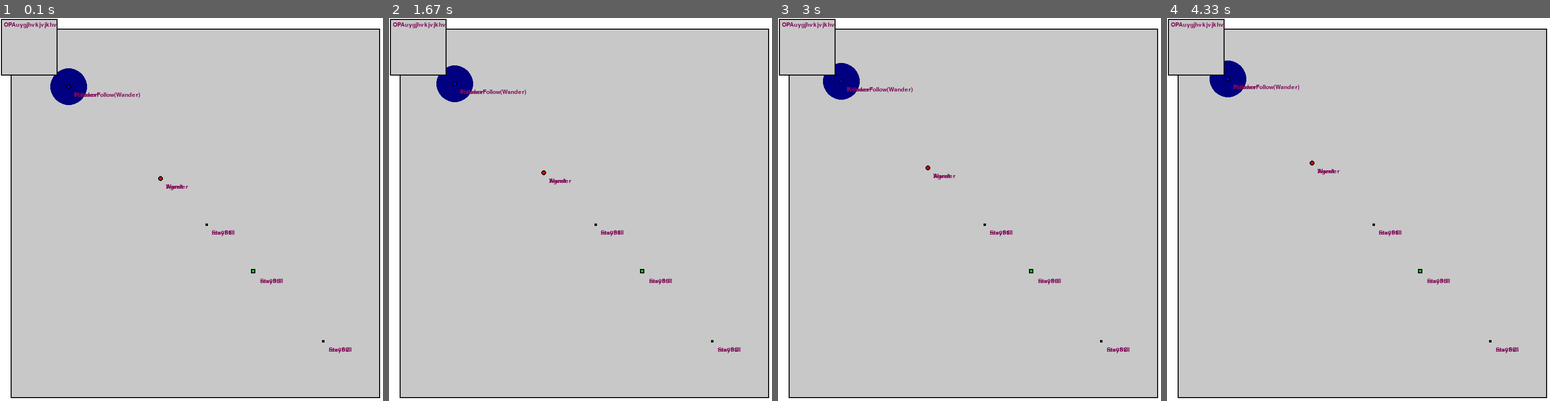
Above: before the commit, frames 1-4 (left to right).
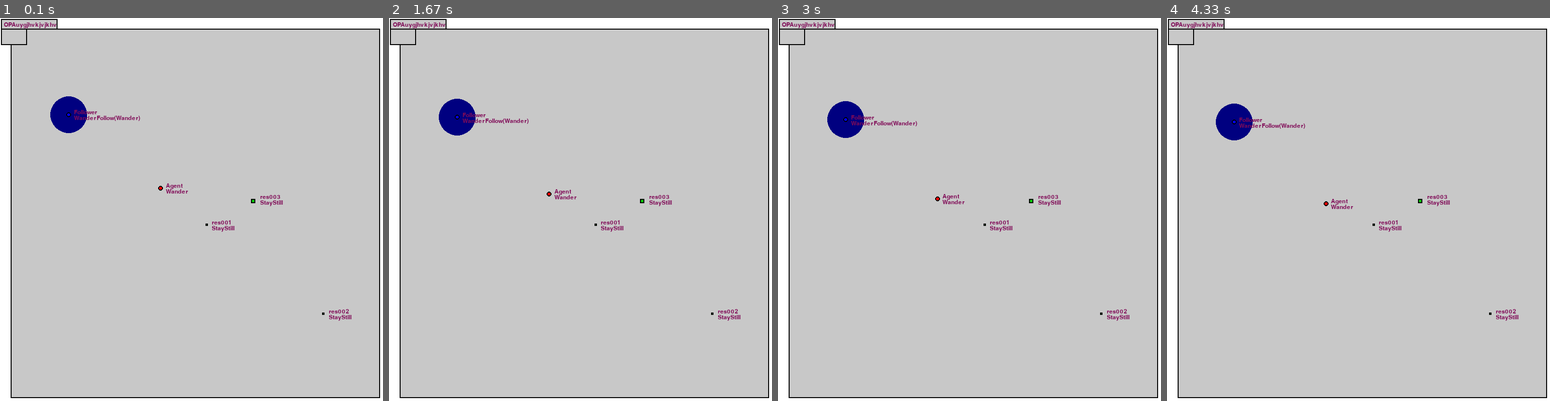
Above: after the commit, the same moments.

Repository: raphaelpaiva/py_creatures
Game: pygame game, started from main.py
Two runs of this game, one before a commit and one after it. Both use one fixed random seed, a clock stepped at 60 frames per second and the inputs below.
Inputs:
- Up to frame 1 (0.1 s): no input
- Up to frame 2 (1.67 s): no input
- Up to frame 3 (3 s): no input
- Up to frame 4 (4.33 s): no input

The runs differ from the first frame. In frame 1, 2.3% of the frame differs, in the area x 0-92%, y 2-88%; in frame 2, 2.5%; in frame 3, 2.5%; in frame 4, 2.4%.

Commit message:
Rolling back the move to numpy
The performance problem was a leak in the Behavior system, not a Vector problem

Diff:
--- a/creatures/primitives.py
+++ b/creatures/primitives.py
@@ -1,12 +1,12 @@
 from __future__ import annotations
-from math import isclose
+from math import isclose, sqrt
 from typing import Any, Dict
-import numpy as np
 
 class Vector(object):
-  def __init__(self, x: float = 0, y: float = 0, vec = None) -> None:
+  def __init__(self, x: float, y: float) -> None:
     super().__init__()
-    self._vec = np.array([x, y]) if vec is None else vec
+    self._x: float = x
+    self._y: float = y
 
   @classmethod
   def from_points(cls, origin: Vector, dest: Vector) -> Vector:
@@ -34,38 +34,33 @@
     return self.mul(other)
 
   def mul(self, value: Any[float, int]) -> Vector:
-    return Vector(vec=self._vec * value)
+    return Vector(self.x * value, self.y * value)
 
   def div(self, value: Any[float, int]) -> Vector:
     return self * (1.0 / value)
 
-  def add(self, other: Vector) -> Vector:
-    return Vector(vec=self._vec + other._vec)
+  def add(self, vec: Vector) -> Vector:
+    return Vector(self.x + vec.x, self.y + vec.y)
 
-  def sub(self, other: Vector) -> Vector:
-    return Vector(vec=self._vec - other._vec)
+  def sub(self, vec: Vector) -> Vector:
+    return Vector(self.x - vec.x, self.y - vec.y)
 
   def size(self) -> float:
-    return np.sqrt(np.power(self._vec, [2, 2]))
-    #return sqrt(self.x * self.x + self.y * self.y)
+    return sqrt(self.x * self.x + self.y * self.y)
 
   def unit(self) -> Vector:
-    return Vector(vec=self._vec / self.size())
+    return self / self.size()
 
   def scalar(self, mult: float) -> Vector:
-    return Vector(vec=self._vec * mult)
-
-  def as_tuple(self):
-    return (self.x, self.x)
+    return Vector(self.x * mult, self.y * mult)
 
   @property
   def x(self) -> float:
-    return self._vec[0]
+    return self._x
 
   @property
   def y(self) -> float:
-    return self._vec[1]
-
+    return self._y
 
   def __eq__(self, __o: object) -> bool:
     return isinstance(__o, Vector) and ( isclose(self.x, __o.x, rel_tol=1e-1) and isclose(self.y, __o.y, rel_tol=1e-1))
--- a/creatures/render_system.py
+++ b/creatures/render_system.py
@@ -3,11 +3,12 @@
 import pygame as pg
 
 from creatures.component import MovementComponent
-from creatures.primitives import Vector
 
 from .world import Entity, World
 from .system import System
 
+UIPosition = namedtuple('UIPosition', ['x', 'y'])
+UISize     = namedtuple('UISize', ['width', 'height'])
 UIColor    = namedtuple('ScreenColor', ['r', 'g', 'b'])
 
 SCREEN_WIDTH  = 800
@@ -15,8 +16,8 @@
 ZOOM_LEVEL    = 0.95
 BORDER_WIDTH  = 2
 WORLD_MARGIN  = 5
-ORIGIN        = Vector(0, 0)
-DEFAULT_SIZE  = Vector(SCREEN_WIDTH, SCREEN_HEIGHT)
+ORIGIN        = UIPosition(0, 0)
+DEFAULT_SIZE  = UISize(SCREEN_WIDTH, SCREEN_HEIGHT)
 
 FPS_LIMIT = 0
 
@@ -62,12 +63,12 @@
 class Widget(object):
   def __init__(self,
     parent:           pg.Surface,
-    position:         Vector  = ORIGIN,
-    size:             Vector  = DEFAULT_SIZE,
-    background_color: UIColor = BACKGROUND_GREY,
-    border_width:     int     = BORDER_WIDTH,
-    border_color:     UIColor = BLACK,
-    margin:           int     = BORDER_WIDTH
+    position:         UIPosition = ORIGIN,
+    size:             UISize     = DEFAULT_SIZE,
+    background_color: UIColor    = BACKGROUND_GREY,
+    border_width:     int        = BORDER_WIDTH,
+    border_color:     UIColor    = BLACK,
+    margin:           int        = BORDER_WIDTH
   ) -> None:
     self.parent           = parent
     self.size             = size
@@ -77,8 +78,8 @@
     self.margin           = margin
     layout_offset         = self.margin + self.border_width
 
-    self.position         = Vector(layout_offset + position.x, layout_offset + position.y)
-    self.surface          = pg.Surface(size.as_tuple())
+    self.position         = UIPosition(layout_offset + position.x, layout_offset + position.y)
+    self.surface          = pg.Surface(size)
     self.rect             = self.surface.get_rect()
 
     self.border_rect  = pg.rect.Rect(
@@ -100,27 +101,27 @@
 
     self.update()
 
-    self.parent.blit(self.surface, self.position.as_tuple())
+    self.parent.blit(self.surface, self.position)
 
   def update(self): pass
 
   @classmethod
-  def center_in_surface(cls, surface: pg.surface, size: Vector) -> Vector:
-    return Vector(
-      0.5 * (surface.get_width()  - size.x),
-      0.5 * (surface.get_height() - size.y)
+  def center_in_surface(cls, surface: pg.surface, size: UISize) -> UIPosition:
+    return UIPosition(
+      0.5 * (surface.get_width()  - size.width),
+      0.5 * (surface.get_height() - size.height)
     )
 
 class TextWidget(Widget):
-  def __init__(self, surface: pg.Surface, text: str, font: pg.font.Font, position: Vector = ORIGIN, size: Vector = DEFAULT_SIZE, background_color: UIColor = BACKGROUND_GREY, border_width: int = BORDER_WIDTH, border_color: UIColor = BLACK, margin: int = BORDER_WIDTH) -> None:
+  def __init__(self, surface: pg.Surface, text: str, font: pg.font.Font, position: UIPosition = ORIGIN, size: UISize = DEFAULT_SIZE, background_color: UIColor = BACKGROUND_GREY, border_width: int = BORDER_WIDTH, border_color: UIColor = BLACK, margin: int = BORDER_WIDTH) -> None:
     self.text = text
     self.font = font
     self.text_surface = self.font.render(self.text, True, NICE_COLOR)
-    new_size = Vector(self.text_surface.get_width() + margin + border_width, self.text_surface.get_height() + margin + border_width)
+    new_size = UISize(self.text_surface.get_width() + margin + border_width, self.text_surface.get_height() + margin + border_width)
     super().__init__(surface, position, new_size, background_color, border_width, border_color, margin)
 
   def update(self):
-    self.surface.blit(self.text_surface, self.position.as_tuple())
+    self.surface.blit(self.text_surface, self.position)
 
 
 class WorldWidget(Widget):
@@ -130,8 +131,8 @@
     world: World,
     scale: float,
     font: pg.font.Font,
-    position: Vector = ORIGIN,
-    size: Vector = DEFAULT_SIZE,
+    position: UIPosition = ORIGIN,
+    size: UISize = DEFAULT_SIZE,
     background_color: UIColor = BACKGROUND_GREY,
     border_width: int = BORDER_WIDTH,
     border_color: UIColor = BLACK,
@@ -171,35 +172,45 @@
       entity_border_width = 2 # TODO: Parametrize this
       size = entity.size * self.scale - entity_border_width
 
-      if not entity.movement:
-        # Nothing to render
-        continue
-
-      entity_screen_pos = entity.movement.position * self.scale + self.position
-      text_offset = Vector(5 + size, -1 * size - 5)
-
+      if MovementComponent.__name__ not in entity.components or not entity.components[MovementComponent.__name__]:
+        return
+      movement_component: MovementComponent = entity.components[MovementComponent.__name__][0]
+
+      entity_pos = [
+        movement_component.position.x * self.scale + self.position.x,
+        movement_component.position.y * self.scale + self.position.y
+      ]
+
+      text_offset = [
+      5 + size,
+      -1 * size - 5
+    ]
       name_text = self.font.render(entity.properties.get('name', entity.id), True, NICE_COLOR)
-      name_pos  = entity_screen_pos + text_offset
-      self.surface.blit(name_text, name_pos.as_tuple())
+      name_pos  = [entity_pos[0] + text_offset[0], entity_pos[1] + text_offset[1]]
+      self.surface.blit(name_text, name_pos)
 
       behavior_text = self.font.render(str(entity.behavior), True, NICE_COLOR)
-      behavior_pos  = name_pos + Vector(0, self.font.get_height())
-      self.surface.blit(behavior_text, behavior_pos.as_tuple())
+      behavior_pos  = [name_pos[0], name_pos[1] + self.font.get_height()]
+      self.surface.blit(behavior_text, behavior_pos)
 
   def _render_middle_layer(self, sorted_entities: List[Entity]):
     for entity in sorted_entities:
       border_width = 2
       size = entity.size * self.scale - border_width
 
-      if not entity.movement:
-        continue
-
-      entity_screen_pos = entity.movement.position * self.scale + self.position
+      if MovementComponent.__name__ not in entity.components or not entity.components[MovementComponent.__name__]:
+        return
+      movement_component: MovementComponent = entity.components[MovementComponent.__name__][0]
+
+      entity_pos = [
+        movement_component.position.x * self.scale + self.position.x,
+        movement_component.position.y * self.scale + self.position.y
+      ]
 
       if entity.is_resource:
-        self._render_resource(entity, size, entity_screen_pos.as_tuple())
+        self._render_resource(entity, size, entity_pos)
       else:
-        self._render_entity(entity, size, entity_screen_pos.as_tuple())
+        self._render_entity(entity, size, entity_pos)
 
   def _render_resource(self, entity, size, entity_pos):
     pg.draw.rect(
@@ -243,16 +254,20 @@
 
   def _render_bottom_layer(self,sorted_entities: List[Entity]):
     for entity in sorted_entities:
-      if not entity.movement:
-        continue
-
-      entity_pos = entity.movement.position * self.scale + self.position
+      if MovementComponent.__name__ not in entity.components or not entity.components[MovementComponent.__name__]:
+        return
+      movement_component: MovementComponent = entity.components[MovementComponent.__name__][0]
+
+      entity_pos = [
+        movement_component.position.x * self.scale + self.position.x,
+        movement_component.position.y * self.scale + self.position.y
+      ]
 
       if 'sensor_radius' in entity.properties:
         pg.draw.circle(
         self.surface,
         (0, 0, 128),
-        entity_pos.as_tuple(),
+        entity_pos,
         entity.properties['sensor_radius'] * self.scale
       )
 
@@ -276,7 +291,7 @@
 
     self.scale = self.zoom_level * (self.screen.get_width() / self.world.width)
 
-    world_widget_size = Vector(
+    world_widget_size = UISize(
       self.world.width * self.scale,
       self.world.height * self.scale
     )
@@ -290,7 +305,7 @@
       size=world_widget_size
     )
 
-    self.widget = Widget(self.screen, Vector(0, 0), Vector(50, 50))
+    self.widget = Widget(self.screen, UIPosition(0, 0), UISize(50, 50))
 
     self.widgets.append(self.world_widget)
     self.widgets.append(self.widget)
